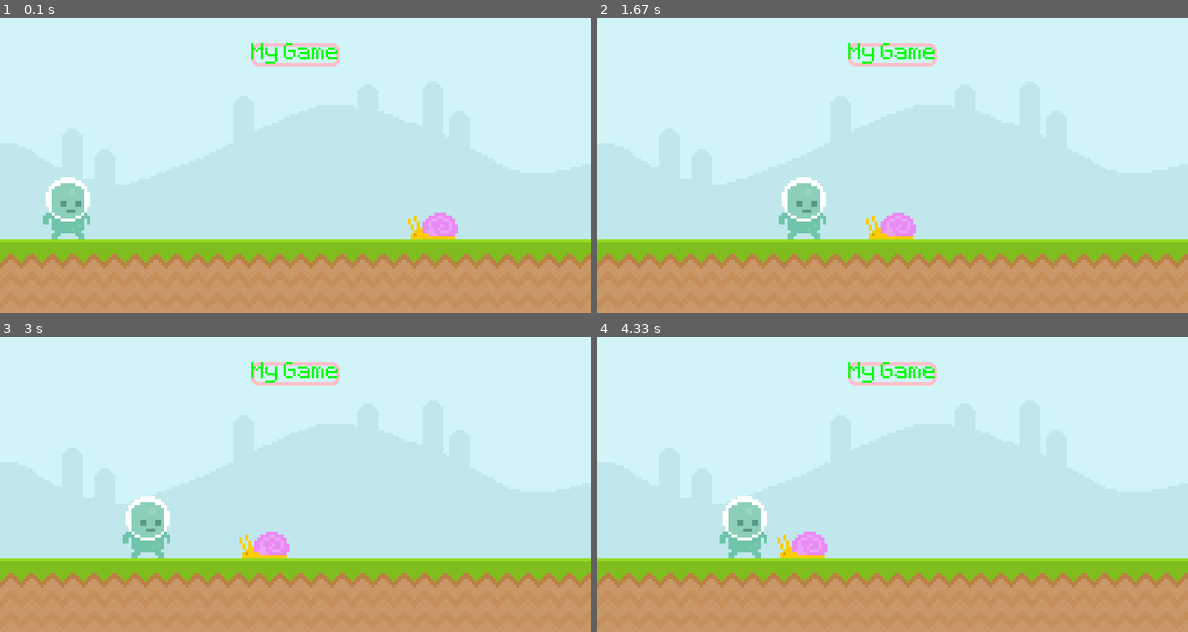
Above: before the commit, frames 1-4 (two rows, left to right).
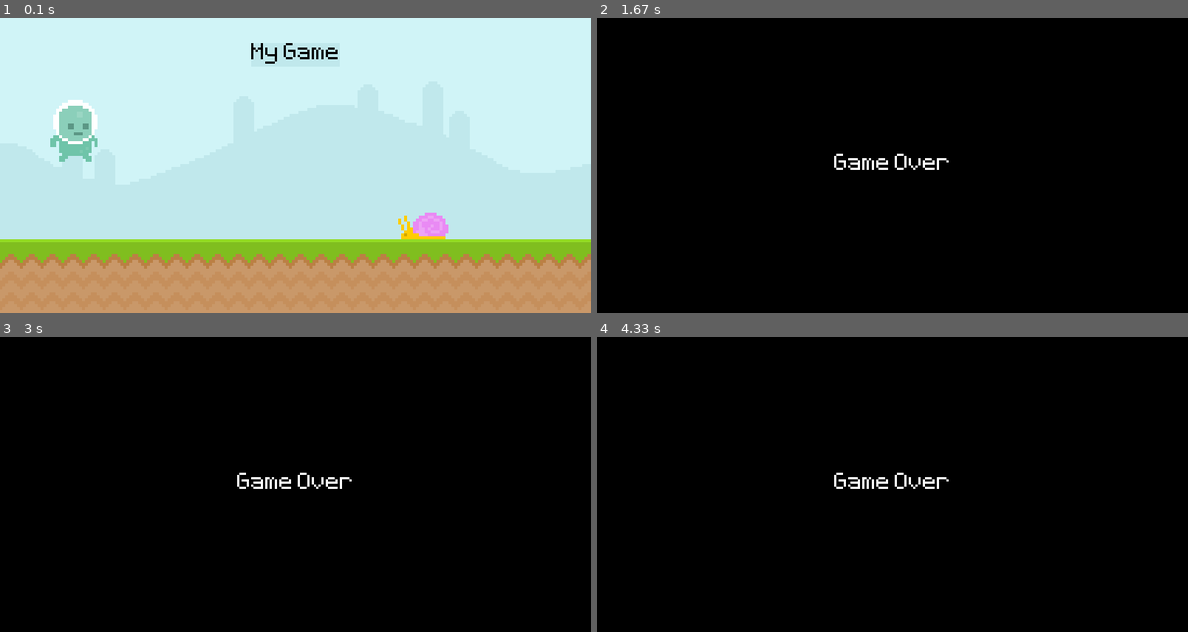
Above: after the commit, the same moments.

Repository: junealexis13/pygame
Game: pygame game, started from main.py
The game is run twice, just before and just after one commit, with the same random seed, the same clock (stepped at 60 frames per second) and the same inputs.
Inputs (mouse positions are in pixels of both pictures, inside the frame that each line leads up to):
- Up to frame 1 (0.1 s): no input
- Up to frame 2 (1.67 s): hold Space 0.33-0.8 s; move the mouse to (868, 177) at 0.37 s; press the mouse at (945, 239) at 0.87 s; move the mouse to (821, 150) at 0.97 s; release the mouse at (697, 59) at 1.1 s
- Up to frame 3 (3 s): no input
- Up to frame 4 (4.33 s): no input

The runs differ from the first frame. In frame 1, 3.7% of the frame differs, in the area x 7-78%, y 8-75%; in frame 2, 100%, in the area x 0-100%, y 0-100%; in frame 3, 100%; in frame 4, 100%.

Commit message:
added a game over option

Diff:
--- a/main.py
+++ b/main.py
@@ -14,11 +14,15 @@
 #creating a font object
 test_font = pygame.font.Font('font/Pixeltype.ttf', 50)                              #accepts font type, and font size
 
+game_over = pygame.font.Font('font/Pixeltype.ttf', 50)
 #working with surface
 
 #setting a framerate
 clock = pygame.time.Clock()
 framerate = 60                                                                      #we are setting the FR to 60fps
+
+#Creating a game status update
+game_active = True
 
 # test_surface = pygame.Surface((100, 200))                                         #Test surface
 sky_surf = pygame.image.load('graphics/sky.png').convert()                                 #Importing the Image as a surface
@@ -26,8 +30,11 @@
 # test_surface.fill('Red')
 
 #Text font surface
-score_surf = test_font.render("My Game", False, 'Green')
+score_surf = test_font.render("My Game", False, 'grey1')
 score_rect = score_surf.get_rect( center = (400, 50))                                   #the rect was used as a placeholder
+
+game_over = game_over.render('Game Over', False, 'White')
+game_over_rect = game_over.get_rect(center = (400,200))
 
 #importing moving snail and ANIMATION
 snail_surf = pygame.image.load('graphics/snail/snail1.png').convert_alpha()              #convert_alpha get rid of black and white stuff
@@ -38,10 +45,10 @@
 #creating a player surface  -WORKING WITH RECTANGLES
 player_surf = pygame.image.load('graphics/Player/player_walk_1.png').convert_alpha()
 # player_rectange = pygame.Rect()                                                     #Creates a rectangle Object this accepts(left, top, width, height)
-player_rect = player_surf.get_rect(midbottom= (80,height - 100))                             #this creates a rectangle based on sprite dimension
+player_rect = player_surf.get_rect(midbottom= (100,280))                             #this creates a rectangle based on sprite dimension
 #the get_rect acts like an ANCHORPOINT
 #can be substttd with top-mid-bottom + left-right
-
+player_gravity = -20
 while True:                                                                         #The window will run indefinitely
     #Check all the EVENTS/ Looping all through events
 
@@ -52,6 +59,34 @@
             #the while loop terminates here with sys.exit()
             #clicking the close window will exit the code
 
+        #Execute if a KEY was pressed
+        if event.type == pygame.KEYDOWN:
+            if event.key == pygame.K_SPACE:
+                if player_rect.bottom == 300:
+                    player_gravity = -20
+
+                #Enable FLAPPING
+                # elif player_rect.bottom <= 300:
+                #     player_gravity = -13
+
+
+        #Execute if MOUSE was pressed
+        if event.type == pygame.MOUSEBUTTONDOWN:
+            if player_rect.bottom == 300:
+                player_gravity = -20
+
+            #ENABLE Flapping
+            # elif player_rect.bottom <= 300:
+            #     player_gravity = -13
+
+        if event.type == pygame.MOUSEMOTION:
+            print(pygame.mouse.get_pos())
+
+        #Execute if a KEY was released
+        # if event.type == pygame.KEYUP:
+        #     if event.key == pygame.K_SPACE:
+        #         player_rect.y += +50
+
         # # #SOME MOUSE EVENTS
         # if event.type == pygame.MOUSEMOTION:     #Detects wether the mouse cursor moves
         #     if player_rect.collidepoint(event.pos):             # event pos returns the mouse position
@@ -61,36 +96,65 @@
         # if event.type == pygame.MOUSEBUTTONUP:   #Detects any button pushes | Only gets during release |
         #     print("Click Releeased!")
 
-    # screen.blit(test_surface, (0,0))                                               #showing surface
-    screen.blit(sky_surf, (0,0))                                                  #showing sky surface        the tuple goes like (X,Y)
-    screen.blit(ground_surf,(0,height - 100) )                                    #showing ground surface
-    pygame.draw.rect(screen, 'Pink', score_rect, 5, 10)                              #surface, color, position, width,
-    screen.blit(score_surf, score_rect)
+    if game_active:
+        # screen.blit(test_surface, (0,0))                                               #showing surface
+        screen.blit(sky_surf, (0,0))                                                    #showing sky surface        the tuple goes like (X,Y)
+        screen.blit(ground_surf, (0,300))                                            #showing ground surface
+        pygame.draw.rect(screen, '#c0e8ec', score_rect)                                 #surface, color, position, width,  border radius
+        pygame.draw.rect(screen, '#c0e8ec', score_rect, 5)
+        screen.blit(score_surf, score_rect)
+        # pygame.draw.line(screen,'Red',(0,0),pygame.mouse.get_pos(),3)                 #drawing a line from (0,0) to mouse position
+        # pygame.draw.ellipse(screen,'Yellow',pygame.Rect(50,200,100,100))              #drawing an ellipse
+        #animating snail
+        if snail_rectangle.left <= width - (width * 1.10):
+            snail_rectangle.left = width + 100
 
-    #animating snail
-    if snail_rectangle.left <= width - (width * 1.10):
-        snail_rectangle.left = width + 100
-        score += 1
+        snail_rectangle.left += -5
+        screen.blit(snail_surf, snail_rectangle)
 
-    snail_rectangle.left += -2
-    screen.blit(snail_surf, snail_rectangle)
+        #adding the player sprite and gravity influence
+        player_gravity += 1
+        player_rect.y += player_gravity
 
-    #adding the player sprite
-    screen.blit(player_surf, player_rect)
-    player_rect.left += 2
-    if player_rect.left >= width + (width * 0.10):
-        player_rect.left = -100                                                 #moving the rectangle that contains the object moves it also
+        #Setting a non-collision based floor
+        if player_rect.bottom >= 300:
+            player_rect.bottom = 300
+        screen.blit(player_surf, player_rect)
 
-    # chcking for collisions
-    collcheck = player_rect.colliderect(snail_rectangle)                                         #check for collisions
-    if collcheck:
-        #Your custom program here during collision
-        player_rect.left += -80
-        snail_rectangle.left += 40
 
-    #using collidepoint | Checks if the object collides with a point | Can be used with mouse
-    # if player_rect.collidepoint((pygame.mouse.get_pos())) and pygame.mouse.get_pressed() == (True, False, False):           #Drag and Drop
-    #     player_rect.center = pygame.mouse.get_pos()
 
-    pygame.display.update()                                                          #constantly updates the screen
-    clock.tick(framerate)                                                            #showing the params
+        # if player_rect.left >= width + (width * 0.10):
+        #     player_rect.left = -100                                                 #moving the rectangle that contains the object moves it also
+
+
+        #input mechanics
+        # keys = pygame.key.get_pressed()
+        # if keys[pygame.K_SPACE]:
+        #     print('JUMPING!')
+
+
+        # chcking for collisions
+        # collcheck = player_rect.colliderect(snail_rectangle)                                         #check for collisions
+        # if collcheck:
+        #     #Your custom program here during collision
+        #     player_rect.left += -80
+        #     snail_rectangle.left += 40
+
+        #using collidepoint | Checks if the object collides with a point | Can be used with mouse
+        # if player_rect.collidepoint((pygame.mouse.get_pos())) and pygame.mouse.get_pressed() == (True, False, False):           #Drag and Drop
+        #     player_rect.center = pygame.mouse.get_pos()
+
+                                                                 #constantly updates the screen
+        clock.tick(framerate)                                                            #showing the params
+
+        if player_rect.colliderect(snail_rectangle):
+            game_active = False
+            clock.tick(framerate)
+
+    else:
+        screen.fill('Black')
+
+        screen.blit(game_over, game_over_rect)
+        clock.tick(framerate)
+
+    pygame.display.update()
